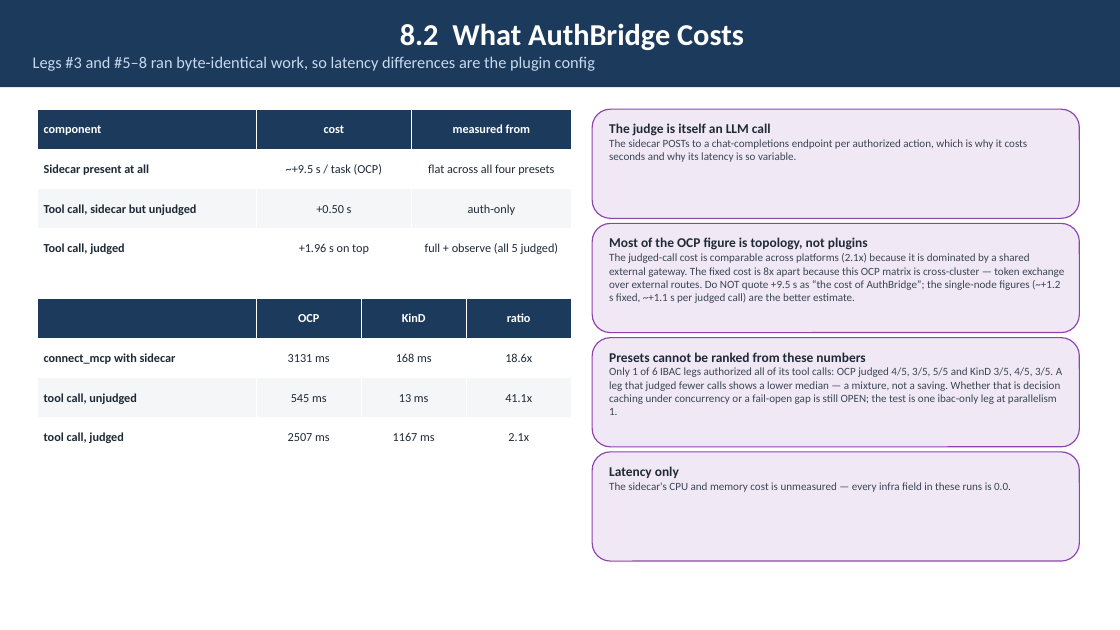
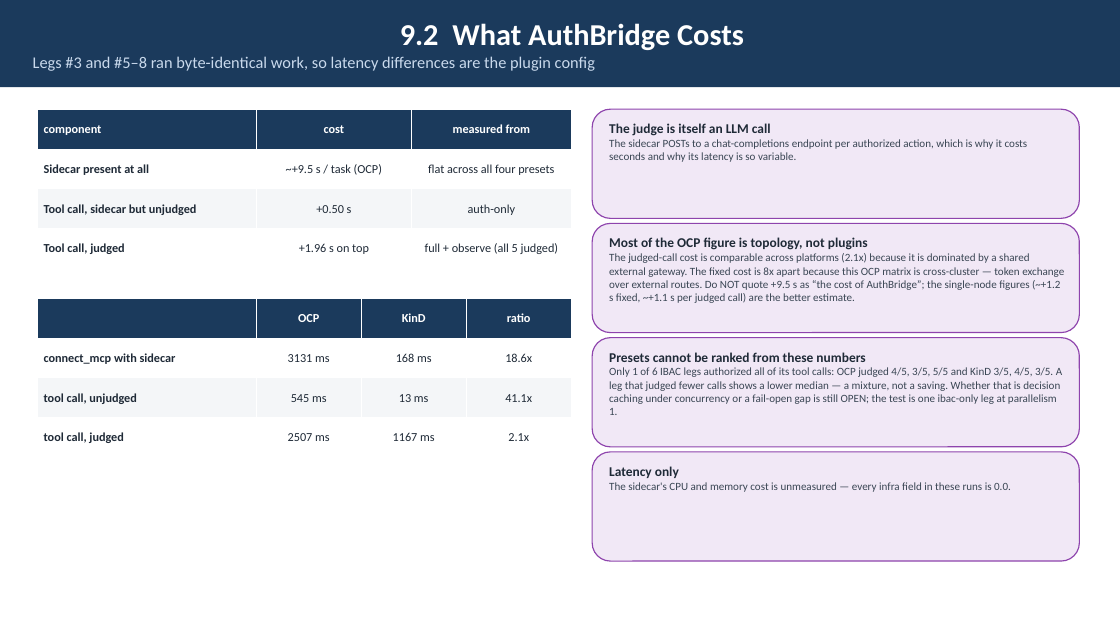
Before and after one commit to webchang/benchmarking, a slide deck: slide 15 of docs/BenchmarkingService.pptx (slide 14 before the commit). Drawn at 1120x630 pixels with LibreOffice and Linux fonts; fonts in the diff are those of the drawing. Boxes give left, top, right and bottom in pixels: in the first picture for what was removed or moved away, otherwise in the second. Text is boxed around its words. In the diff, an @@ line names an element or a change of style, - is before the commit and + after.

```diff
--- a/docs/BenchmarkingService.pptx
+++ b/docs/BenchmarkingService.pptx
@@ text in rectangle at bbox=[400, 23, 744, 50]: text changed @@
-8.2 What AuthBridge Costs
+9.2 What AuthBridge Costs
```
Also in this commit, not shown: 12 other slides changed, 1 slide added, 2 other files.
